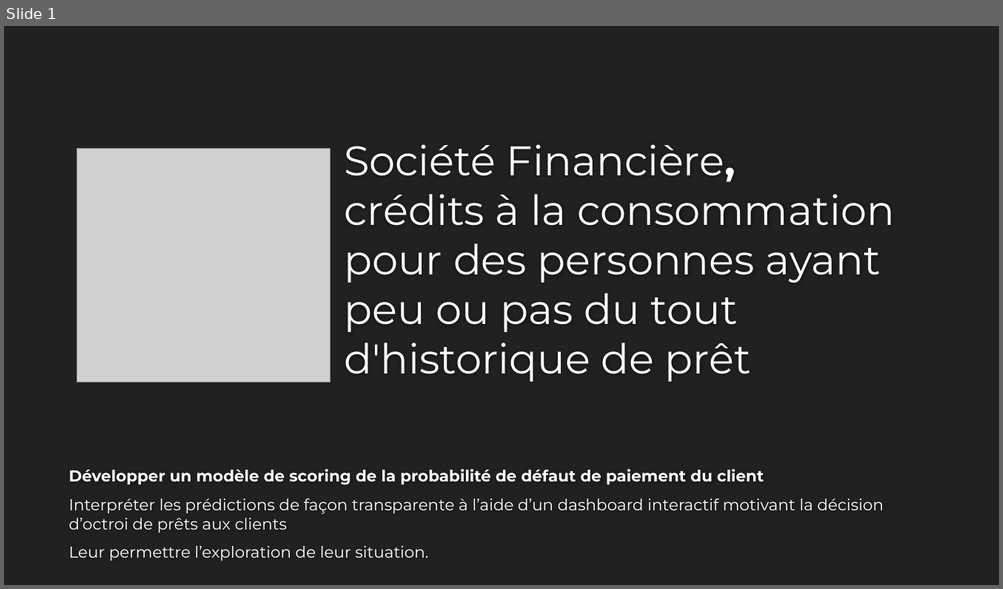
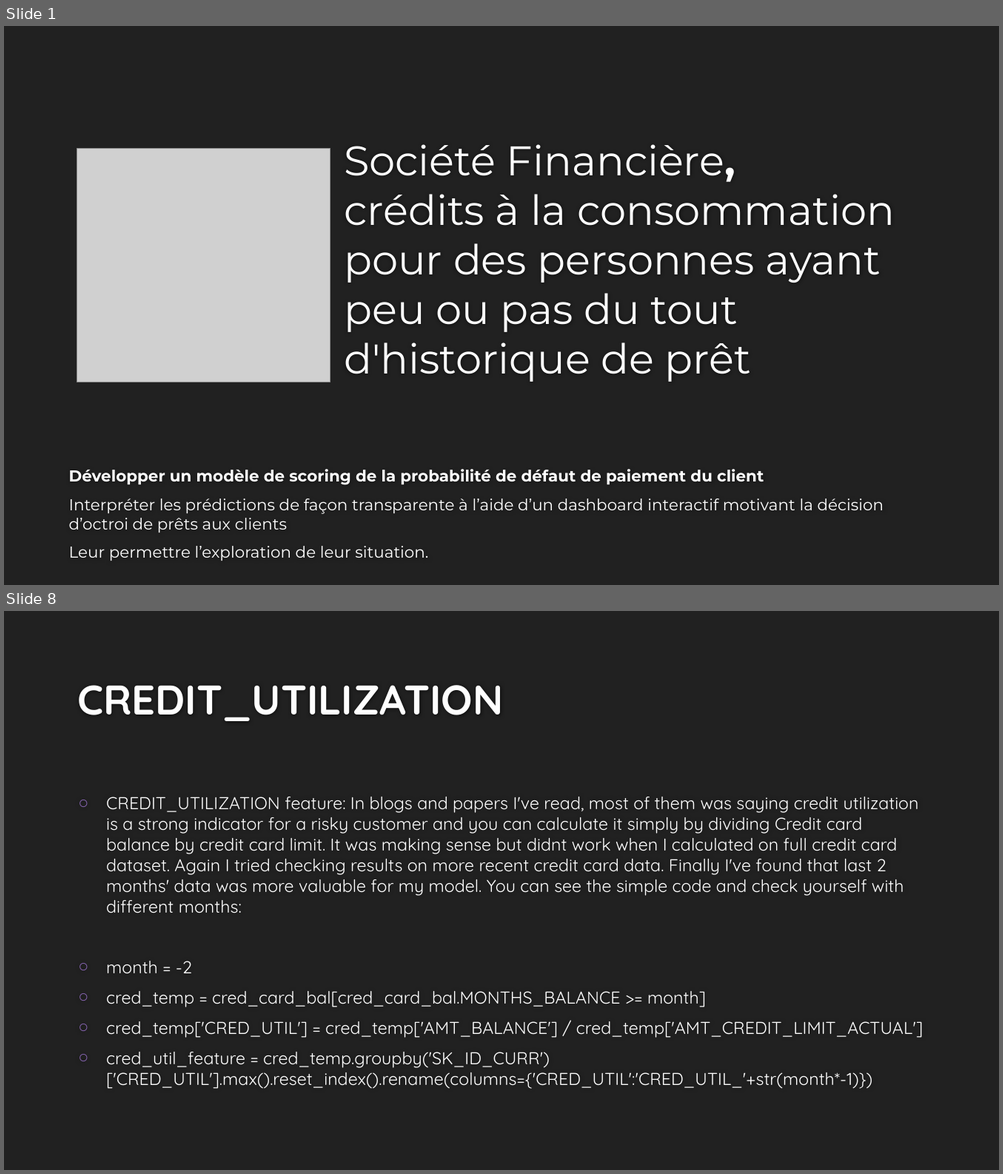
Before and after one commit to EtienneLardeur/P7_Scoring, a slide deck: P7_Support.pptx. Shown one above the other, each under a label of ours: slide 1 before the commit, slides 1 and 8 after it; the slides between them are not shown. The pictures are 1003x589 and 1003x1174 pixels, drawn with LibreOffice and Linux fonts; fonts in the diff are those of the drawing; grey boxes stand for pictures; background and template pictures are left out. Boxes give left, top, right and bottom in pixels: in the first picture for what was removed or moved away, otherwise in the second. Text is boxed around its words. In the diff, an @@ line names an element or a change of style, - is before the commit and + after.

```diff
--- a/P7_Support.pptx
+++ b/P7_Support.pptx
@@ slide 8 added at [4, 611, 999, 1170], background #212121 @@
@@ title added at [77, 685, 503, 721], 40 pt, text #FEFEFE, bold @@
+CREDIT_UTILIZATION
@@ text added at [106, 797, 922, 1089], 16.6 pt, text #FFFFFF @@
+○ CREDIT_UTILIZATION feature: In blogs and papers I've read, most of them was saying credit utilization is a strong indicator for a risky customer and you can calculate it simply by dividing Credit card balance by credit card limit. It was making sense but didnt work when I calculated on full credit card dataset. Again I tried checking results on more recent credit card data. Finally I've found that last 2 months' data was more valuable for my model. You can see the simple code and check yourself with different months:
+○ month = -2
+○ cred_temp = cred_card_bal[cred_card_bal.MONTHS_BALANCE >= month]
+○ cred_temp['CRED_UTIL'] = cred_temp['AMT_BALANCE'] / cred_temp['AMT_CREDIT_LIMIT_ACTUAL']
+○ cred_util_feature = cred_temp.groupby('SK_ID_CURR')['CRED_UTIL'].max().reset_index().rename(columns={'CRED_UTIL':'CRED_UTIL_'+str(month*-1)})
```
Also in this commit, not shown: 11 other slides added, 1 slide removed.
